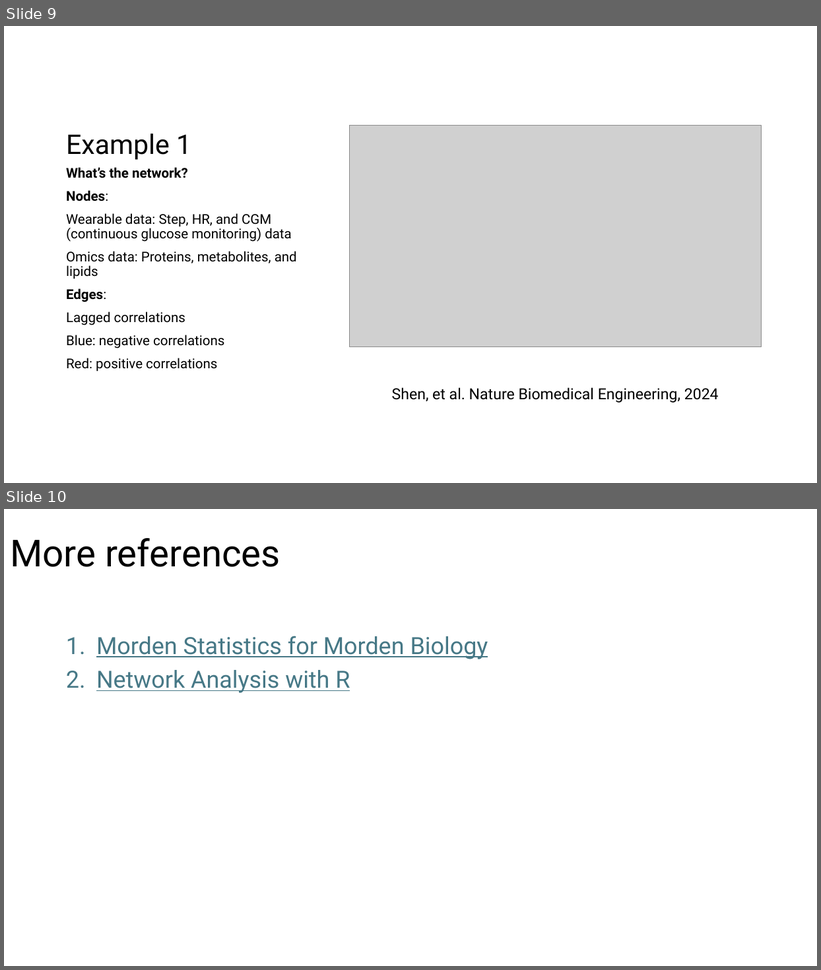
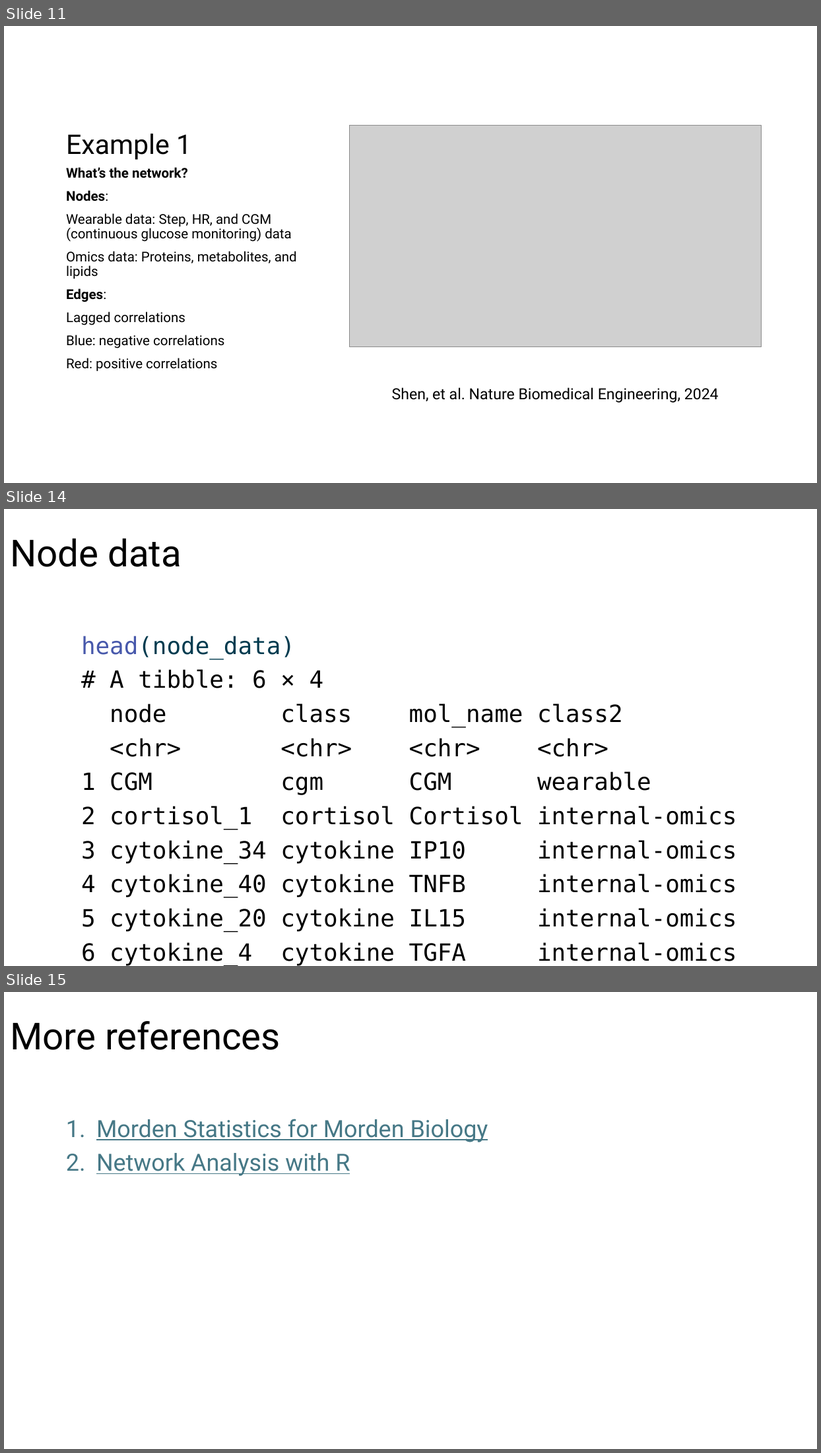
Before and after one commit to jaspershen-lab/MD7115-NTU, a slide deck: 3_materials/MD7115-Xiaotao.pptx. Shown one above the other, each under a label of ours: slides 9 and 10 before the commit, slides 11, 14 and 15 after it; the slides between them are not shown. The pictures are 821x970 and 821x1453 pixels, drawn with LibreOffice and Linux fonts; fonts in the diff are those of the drawing; grey boxes stand for pictures; background and template pictures are left out. Boxes give left, top, right and bottom in pixels: in the first picture for what was removed or moved away, otherwise in the second. Text is boxed around its words. In the diff, an @@ line names an element or a change of style, - is before the commit and + after.

```diff
--- a/3_materials/MD7115-Xiaotao.pptx
+++ b/3_materials/MD7115-Xiaotao.pptx
@@ slide 14 added at <box>4,509,817,966</box>, background #FFFFFF @@
@@ title added at <box>10,538,182,567</box>, 44 pt, text #000000 @@
+Node data
@@ text added at <box>81,636,737,966</box>, 28 pt, text #000000 @@
+head(node_data)
+# A tibble: 6 × 4
+node class mol_name class2
+<chr> <chr> <chr> <chr>
+1 CGM cgm CGM wearable
+2 cortisol_1 cortisol Cortisol internal-omics
+3 cytokine_34 cytokine IP10 internal-omics
+4 cytokine_40 cytokine TNFB internal-omics
+5 cytokine_20 cytokine IL15 internal-omics
+6 cytokine_4 cytokine TGFA internal-omics
@@ what was slide 9 is now slide 11 @@
@@ what was slide 10 is now slide 15 @@
```
Also in this commit, not shown: 3 slides changed, 4 other slides added, 41 other files.
